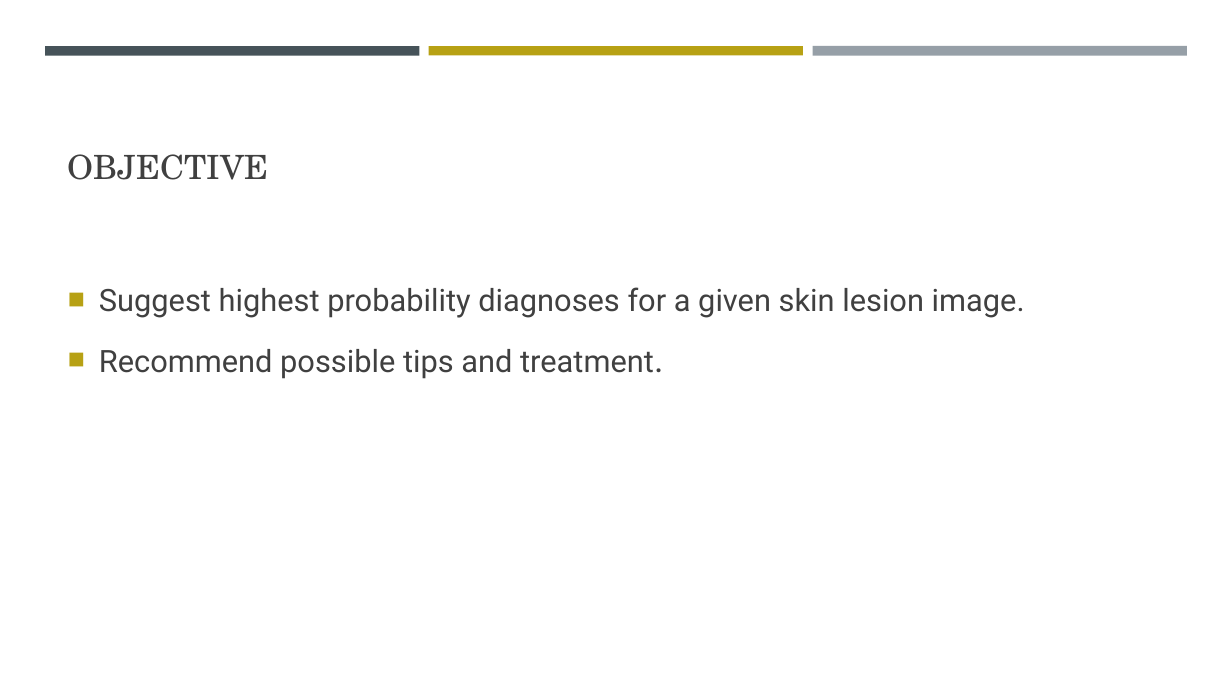
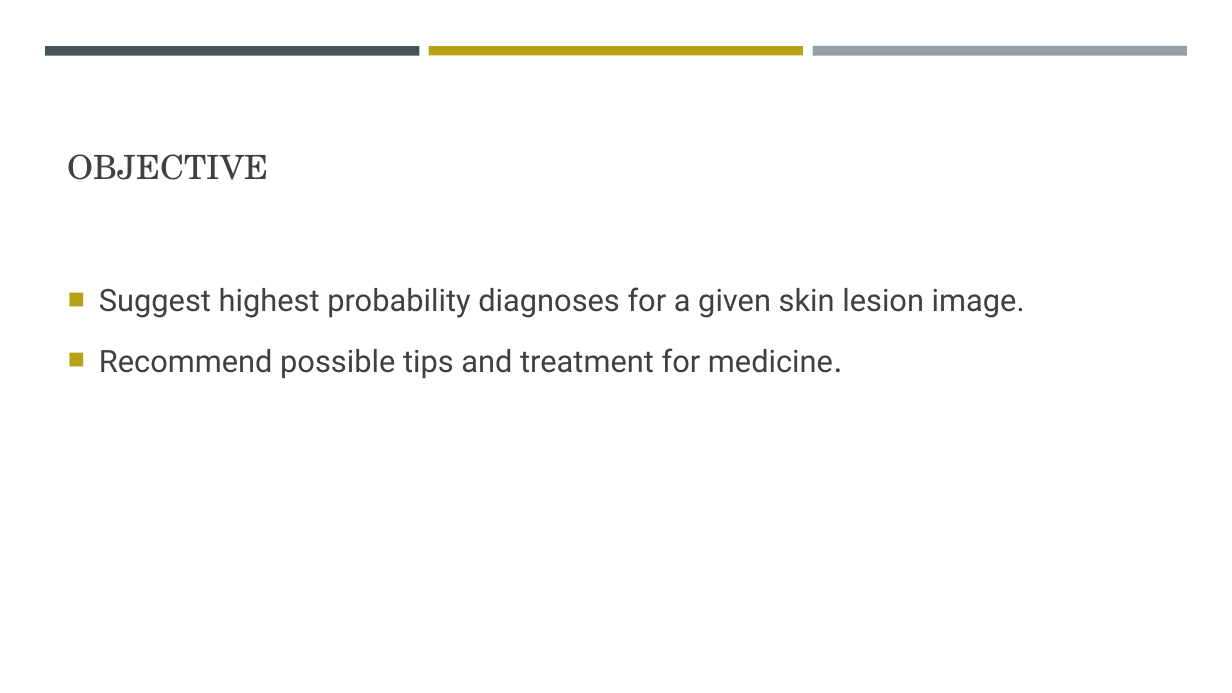
Before and after one commit to Santosh051985/SKIN_LESION_Detection, a slide deck: slide 4 of Skin Lesion Analyzer using CNN.pptx. Drawn at 1232x693 pixels with LibreOffice and Linux fonts; fonts in the diff are those of the drawing. Boxes give left, top, right and bottom in pixels: in the first picture for what was removed or moved away, otherwise in the second. Text is boxed around its words. In the diff, an @@ line names an element or a change of style, - is before the commit and + after.

```diff
--- a/Skin Lesion Analyzer using CNN.pptx
+++ b/Skin Lesion Analyzer using CNN.pptx
@@ text at (99, 348, 833, 379): text changed @@
-■ Recommend possible tips and treatment.
+■ Recommend possible tips and treatment for medicine.
```
Also in this commit, not shown: 1 other slide changed, 1 slide added.
